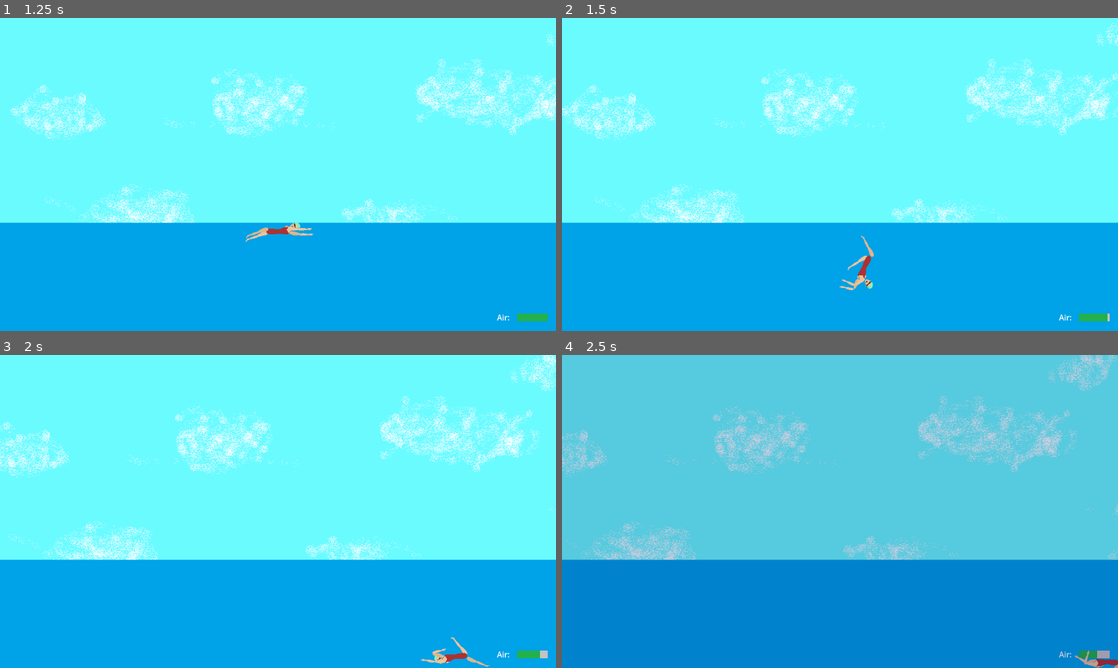
Above: before the commit, frames 1-4 (two rows, left to right).
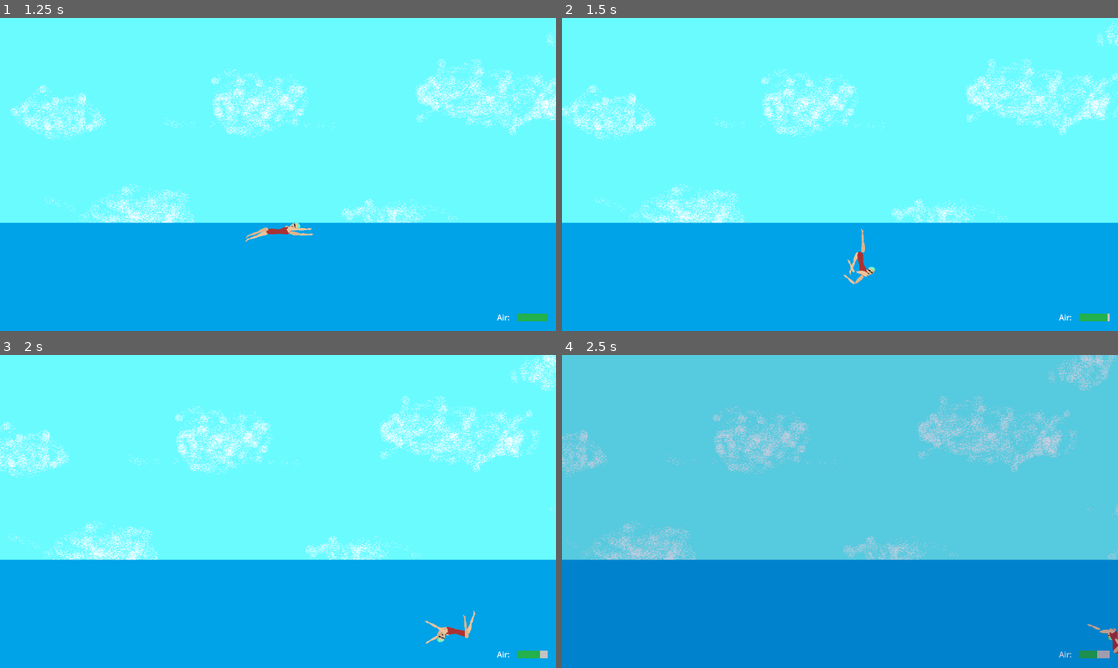
Above: after the commit, the same moments.

Repository: acnolan/Pixel-Game-Jam-2024
Game: Godot game, scene res://scenes/menu/start_screen.tscn
Two runs of this game, one before a commit and one after it. Both use one fixed random seed, a clock stepped at 60 frames per second and the inputs below.
Inputs:
- Up to frame 1 (1.25 s): click "Play" at 0.5 s
- Up to frame 2 (1.5 s): hold W from 1.28 s (still down); tap I (KEY_I, bound only after the commit) at 1.35 s
- Up to frame 3 (2 s): keep holding W; tap M (KEY_M, bound only after the commit) at 1.55 s
- Up to frame 4 (2.5 s): release W at 2.03 s; hold S from 2.03 s (still down); tap M (KEY_M, bound only after the commit) at 2.1 s; tap I (KEY_I, bound only after the commit) at 2.3 s

Frame 1 is identical in both runs. In frame 2, 0.4% of the frame differs, in the area x 49-57%, y 67-88%; in frame 3, 0.5%, in the area x 75-89%, y 81-100%; in frame 4, 0.3%.

Commit message:
at least the arms are fun

Diff:
--- a/project.godot
+++ b/project.godot
@@ -26,6 +26,29 @@
 
 window/stretch/mode="viewport"
 
+[input]
+
+KEY_I={
+"deadzone": 0.5,
+"events": [Object(InputEventKey,"resource_local_to_scene":false,"resource_name":"","device":-1,"window_id":0,"alt_pressed":false,"shift_pressed":false,"ctrl_pressed":false,"meta_pressed":false,"pressed":false,"keycode":0,"physical_keycode":73,"key_label":0,"unicode":105,"echo":false,"script":null)
+]
+}
+KEY_M={
+"deadzone": 0.5,
+"events": [Object(InputEventKey,"resource_local_to_scene":false,"resource_name":"","device":-1,"window_id":0,"alt_pressed":false,"shift_pressed":false,"ctrl_pressed":false,"meta_pressed":false,"pressed":false,"keycode":0,"physical_keycode":77,"key_label":0,"unicode":109,"echo":false,"script":null)
+]
+}
+KEY_S={
+"deadzone": 0.5,
+"events": [Object(InputEventKey,"resource_local_to_scene":false,"resource_name":"","device":-1,"window_id":0,"alt_pressed":false,"shift_pressed":false,"ctrl_pressed":false,"meta_pressed":false,"pressed":false,"keycode":0,"physical_keycode":83,"key_label":0,"unicode":115,"echo":false,"script":null)
+]
+}
+KEY_W={
+"deadzone": 0.5,
+"events": [Object(InputEventKey,"resource_local_to_scene":false,"resource_name":"","device":-1,"window_id":0,"alt_pressed":false,"shift_pressed":false,"ctrl_pressed":false,"meta_pressed":false,"pressed":false,"keycode":0,"physical_keycode":87,"key_label":0,"unicode":119,"echo":false,"script":null)
+]
+}
+
 [layer_names]
 
 2d_physics/layer_2="Water"
--- /dev/null
+++ b/scenes/player/Arm1Forearm.gd
@@ -0,0 +1,14 @@
+extends RigidBody2D
+
+
+# Called when the node enters the scene tree for the first time.
+func _ready():
+	pass # Replace with function body.
+
+
+# Called every frame. 'delta' is the elapsed time since the previous frame.
+func _process(delta):
+	if Input.is_action_just_pressed("KEY_I"):
+		apply_central_impulse(Vector2(0,-500))
+	if Input.is_action_just_released("KEY_I"):
+		apply_central_impulse(Vector2(-1,5))
--- /dev/null
+++ b/scenes/player/Arm2Forearm.gd
@@ -0,0 +1,14 @@
+extends RigidBody2D
+
+
+# Called when the node enters the scene tree for the first time.
+func _ready():
+	pass # Replace with function body.
+
+
+# Called every frame. 'delta' is the elapsed time since the previous frame.
+func _process(delta):
+	if Input.is_action_just_pressed("KEY_M"):
+		apply_central_impulse(Vector2(0,-500))
+	if Input.is_action_just_released("KEY_M"):
+		apply_central_impulse(Vector2(-1,5))
--- a/scenes/player/swimmer.tscn
+++ b/scenes/player/swimmer.tscn
@@ -1,6 +1,8 @@
-[gd_scene load_steps=15 format=3 uid="uid://xdp87vh2ffos"]
+[gd_scene load_steps=17 format=3 uid="uid://xdp87vh2ffos"]
 
 [ext_resource type="Texture2D" uid="uid://8m63iqdby7m5" path="res://art/player_sprite/SWIM qwop character sprite sheet.png" id="1_qkuc5"]
+[ext_resource type="Script" path="res://scenes/player/Arm1Forearm.gd" id="2_nn45m"]
+[ext_resource type="Script" path="res://scenes/player/Arm2Forearm.gd" id="3_evm5r"]
 
 [sub_resource type="GDScript" id="GDScript_2comb"]
 resource_name = "headscript"
@@ -136,9 +138,11 @@
 
 # Called every frame. 'delta' is the elapsed time since the previous frame.
 func _process(delta):
-	if Input.is_key_label_pressed(KEY_I):
-		apply_central_impulse(Vector2(0,-50))
-		apply_torque(-80)
+	if Input.is_action_just_pressed(\"KEY_I\"):
+		apply_central_impulse(Vector2(10,-1500))
+		apply_torque(-150)
+	if Input.is_action_just_released(\"KEY_I\"):
+		apply_torque(-150)
 "
 
 [sub_resource type="RectangleShape2D" id="RectangleShape2D_ocqkf"]
@@ -156,9 +160,11 @@
 
 # Called every frame. 'delta' is the elapsed time since the previous frame.
 func _process(delta):
-	if Input.is_key_label_pressed(KEY_M):
-		apply_central_impulse(Vector2(0,-50))
-		apply_torque(-80)
+	if Input.is_action_just_pressed(\"KEY_M\"):
+		apply_central_impulse(Vector2(10,-1500))
+		apply_torque(-150)
+	if Input.is_action_just_released(\"KEY_M\"):
+		apply_torque(-150)
 "
 
 [sub_resource type="GDScript" id="GDScript_vf11m"]
@@ -282,7 +288,7 @@
 position = Vector2(54, -5)
 collision_layer = 64
 collision_mask = 64
-script = SubResource("GDScript_bifso")
+script = ExtResource("2_nn45m")
 metadata/_edit_group_ = true
 
 [node name="Sprite2D" type="Sprite2D" parent="Arm1Forearm"]
@@ -333,7 +339,7 @@
 position = Vector2(57, 6)
 collision_layer = 4
 collision_mask = 4
-script = SubResource("GDScript_bifso")
+script = ExtResource("3_evm5r")
 metadata/_edit_group_ = true
 
 [node name="Sprite2D" type="Sprite2D" parent="Arm2Forearm"]
